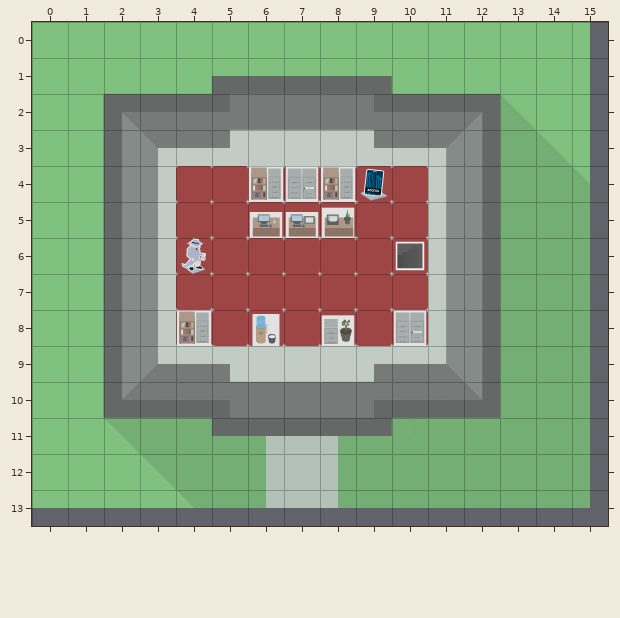
Two states of a Tiled map, src/resources/maps/level-1-floor-1.tmx. Above is the file before it was changed.
Cells are 75x75 px. Shown: x 0..15, y 0..13.
The same view after the edit:
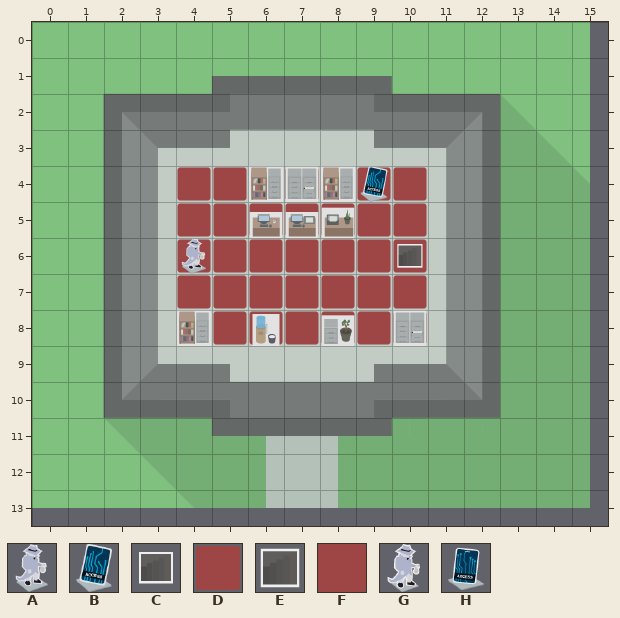
Key: from "assets": A 1 "START", B 11 "KEY", C 15 "EXIT", D 59 "BLANK"; from "tiles": E 1, F 5, G 7, H 9.
_ is an empty cell.
Change:
Layer "Tiles":
y 4..8: x 4..10 FFFFFFF -> DDDDDDD
Layer "Assets":
y 4: x 9 H -> B
y 6: x 4 G -> A; x 10 E -> C
Pixel boxes of the changes (left, top, right, bottom) in both pictures:
changed: (176, 166, 428, 346)
